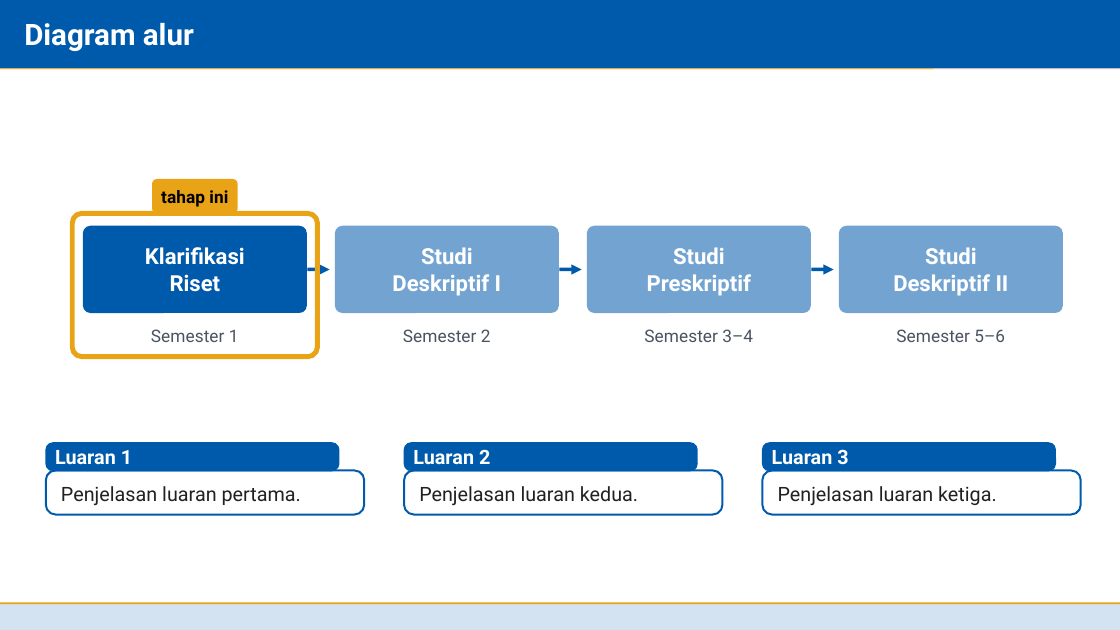
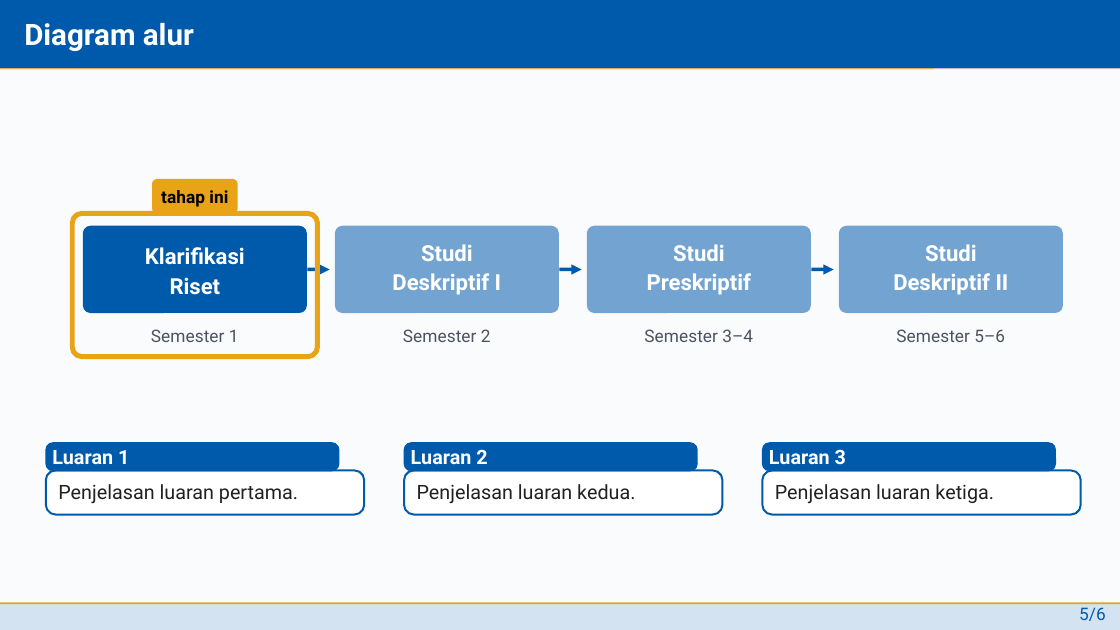
Before and after one commit to situkangsayur/deck-templates, a slide deck: slide 8 of itb-stei/libreoffice/contoh-itb.odp. Drawn at 1120x630 pixels with LibreOffice and Linux fonts; fonts in the diff are those of the drawing; background and template pictures are left out. Boxes give left, top, right and bottom in pixels: in the first picture for what was removed or moved away, otherwise in the second. Text is boxed around its words. In the diff, an @@ line names an element or a change of style, - is before the commit and + after.

```diff
--- a/itb-stei/libreoffice/contoh-itb.odp
+++ b/itb-stei/libreoffice/contoh-itb.odp
@@ background #FFFFFF to #FAFBFD @@
@@ line spacing 1 to 18.7pt in 4 elements at (83,226,307,314), (335,226,559,314), (587,226,811,314), (839,226,1063,314) @@
@@ line spacing 1 to 17pt in 3 elements at (46,470,364,514), (404,470,722,514), (763,470,1081,514) @@
@@ text added at (1079,607,1106,621), 11.1 pt, text #005AAB @@
+5/6
```
Also in this commit, not shown: 9 other slides changed, 5 other files.
